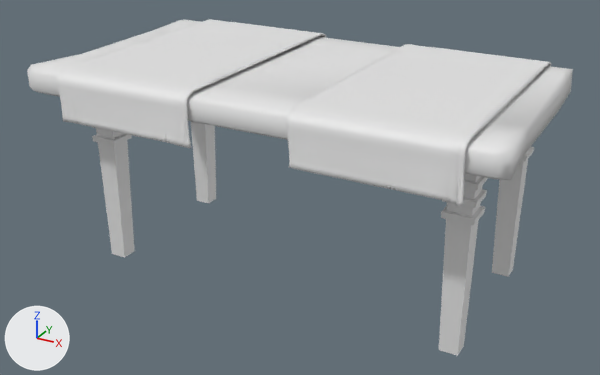
The FBX model Assets/Model3D/wood-stylized-table/source/MESITA DE ABUELITA.fbx, before and after one commit.
Rendered twice from a camera (50 mm lens) standing at (128.3, -240.1, 81.2) and looking at (-2.0, -3.3, -37.3). The axes (+X, +Y, +Z) are drawn at lower left. The lights are the same throughout. Where no turn or scale is listed for an object, it has been applied to the vertices.

In view in the first picture: 'DECORACIONES', 'MESA', 'PATAS', 'TELAS'.
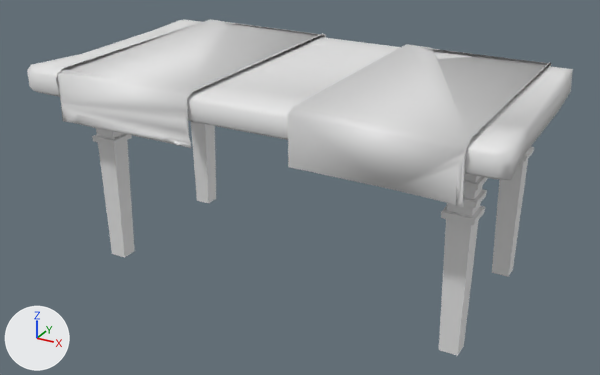
Diff of the bpy script that builds the scene:
```diff
--- a/Assets/Model3D/wood-stylized-table/source/MESITA DE ABUELITA.fbx.py
+++ b/Assets/Model3D/wood-stylized-table/source/MESITA DE ABUELITA.fbx.py
@@ me_telas @@
 # used by ob_telas; location = (0.0, 0.0, 0.0)
-me_telas.from_pydata(...)  # 11508 vertices, 11931 faces; spans x -70.2..71.0, y -48.7..48.1, z -13.0..6.9
+me_telas.from_pydata(...)  # 214 vertices, 68 faces; spans x -70.2..71.0, y -48.7..47.9, z -13.0..6.8
+# me_telas part 1: 5670 vertices removed from x 16.6..70.5, y -47.8..47.8, z -12.9..6.9
+# me_telas part 2: 5624 vertices removed from x -70.0..-15.8, y -48.7..48.1, z -12.3..6.9
+# me_telas part 3: the surface is now shaded smooth
 me_telas.materials.append(mat_tela)
```

Changed parts and their boxes (x1, y1, x2, y2) in the pictures (600 x 375 px):
part 1 of me_telas, deleted
    before: (287, 44, 551, 207)
part 2 of me_telas, deleted
    before: (56, 19, 326, 148)
